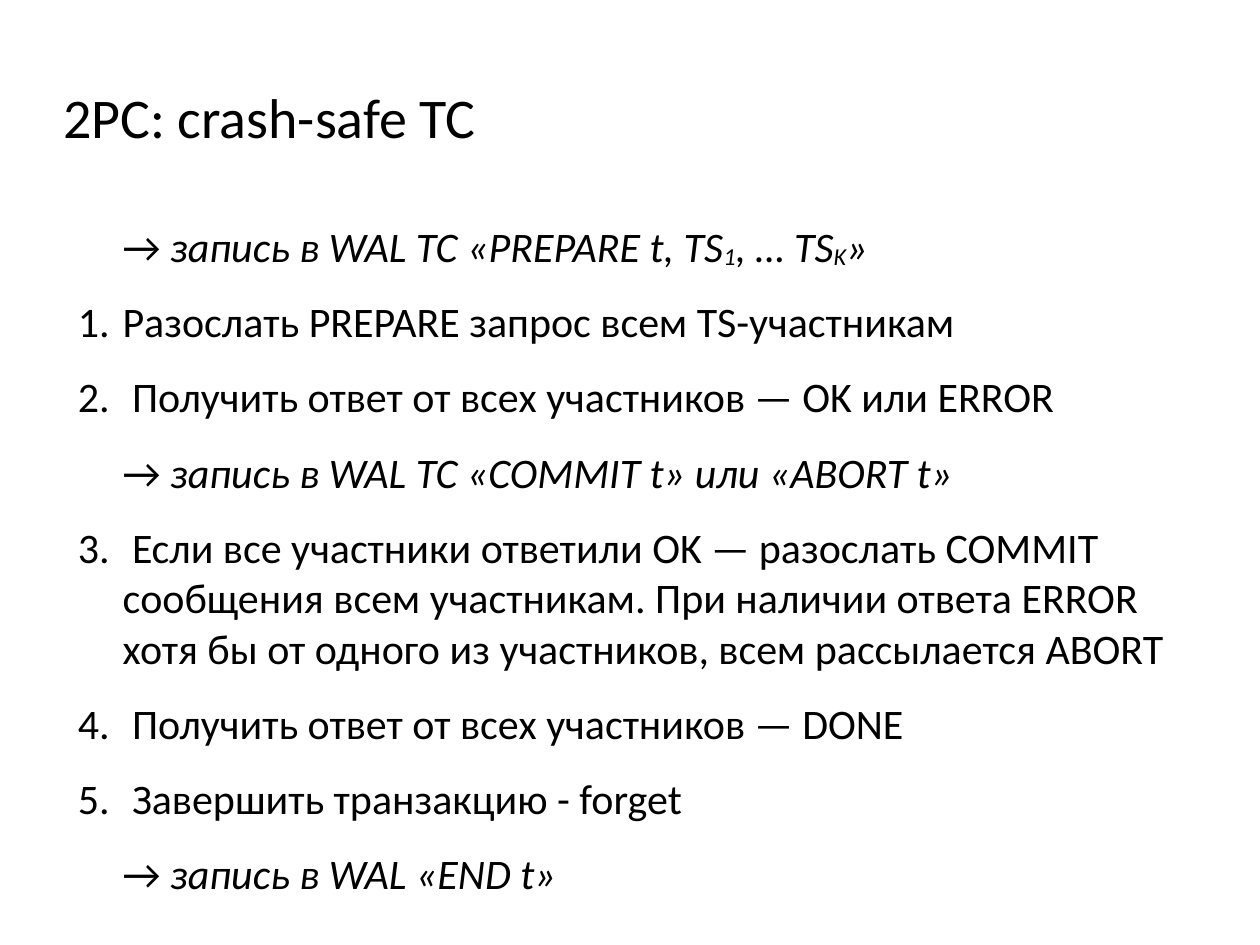
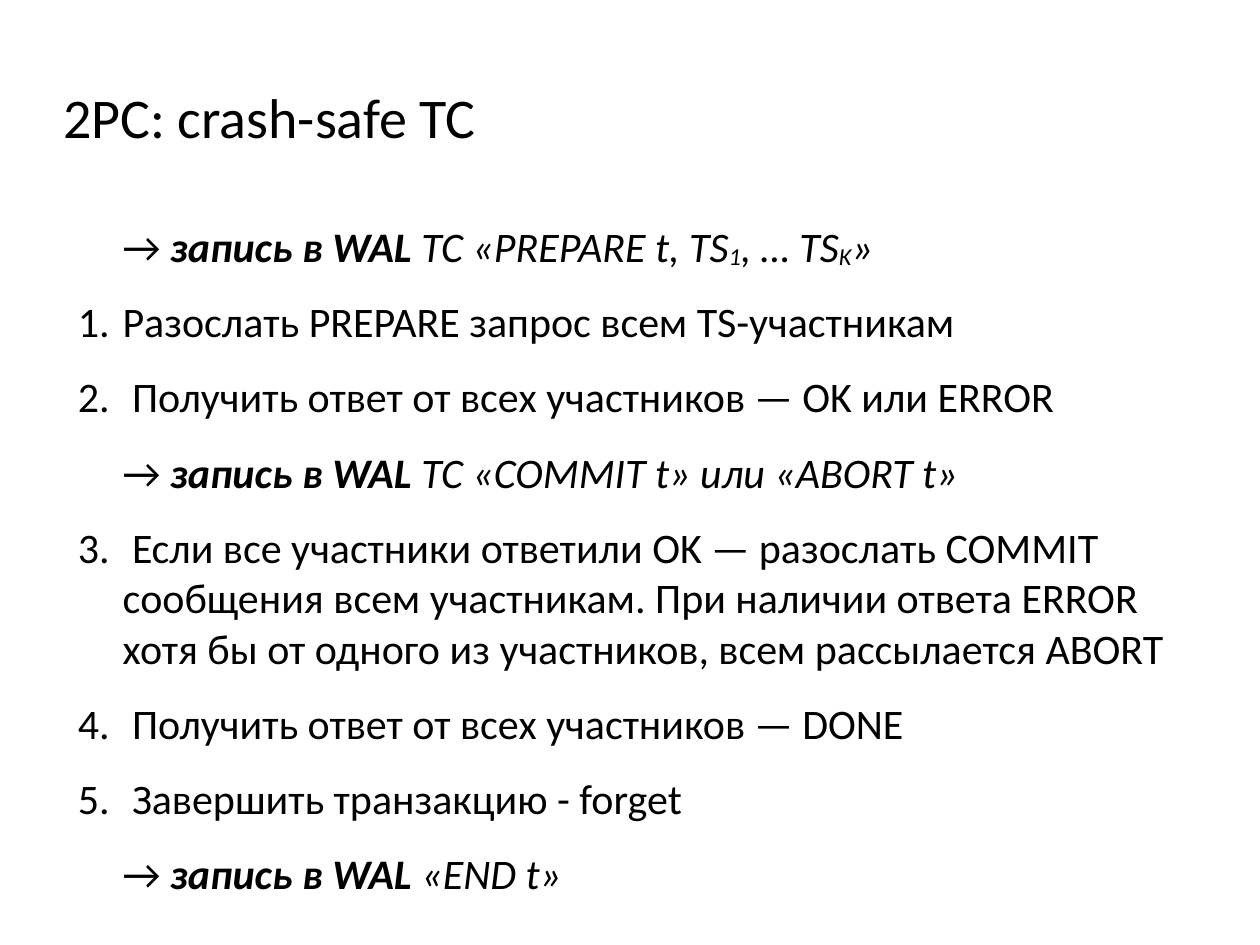
Before and after one commit to kostja/lectures, a slide deck: slide 17 of 2016/10_intro_2pc.odp. Drawn at 1260x945 pixels with LibreOffice and Linux fonts; fonts in the diff are those of the drawing. Boxes give left, top, right and bottom in pixels: in the first picture for what was removed or moved away, otherwise in the second. Text is boxed around its words. In the diff, an @@ line names an element or a change of style, - is before the commit and + after.

```diff
--- a/2016/10_intro_2pc.odp
+++ b/2016/10_intro_2pc.odp
@@ text at (170,234,958,890): bold on in "запись в WAL", "запись в WAL", "запись в WAL" @@
```
Also in this commit, not shown: 2 other slides changed, 2 other files.
